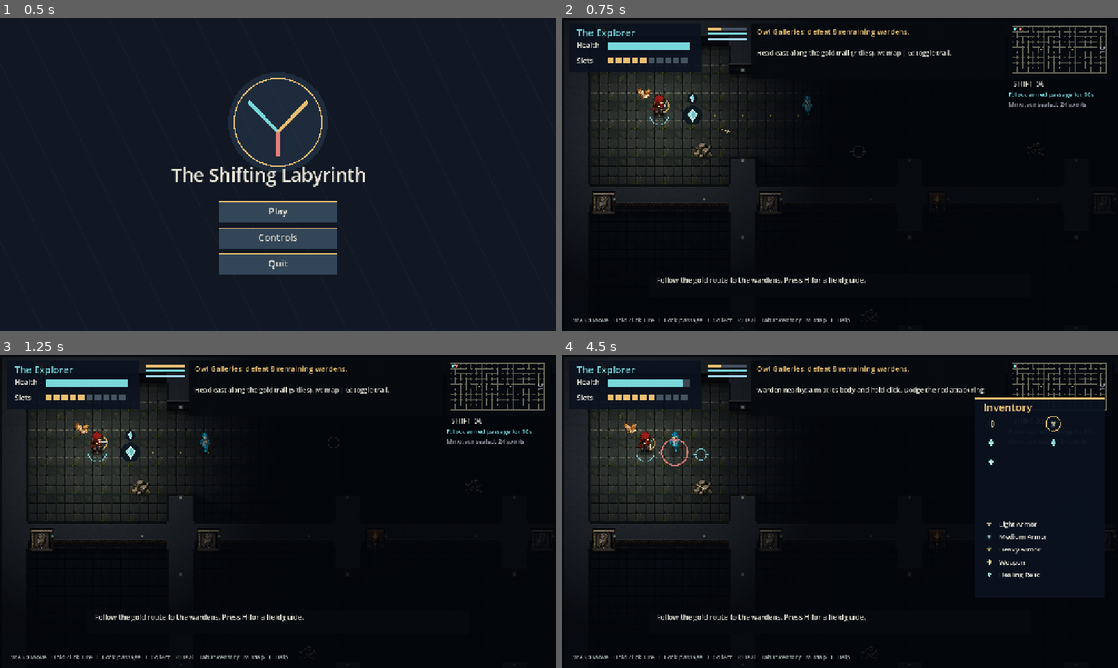
Above: before the commit, frames 1-4 (two rows, left to right).
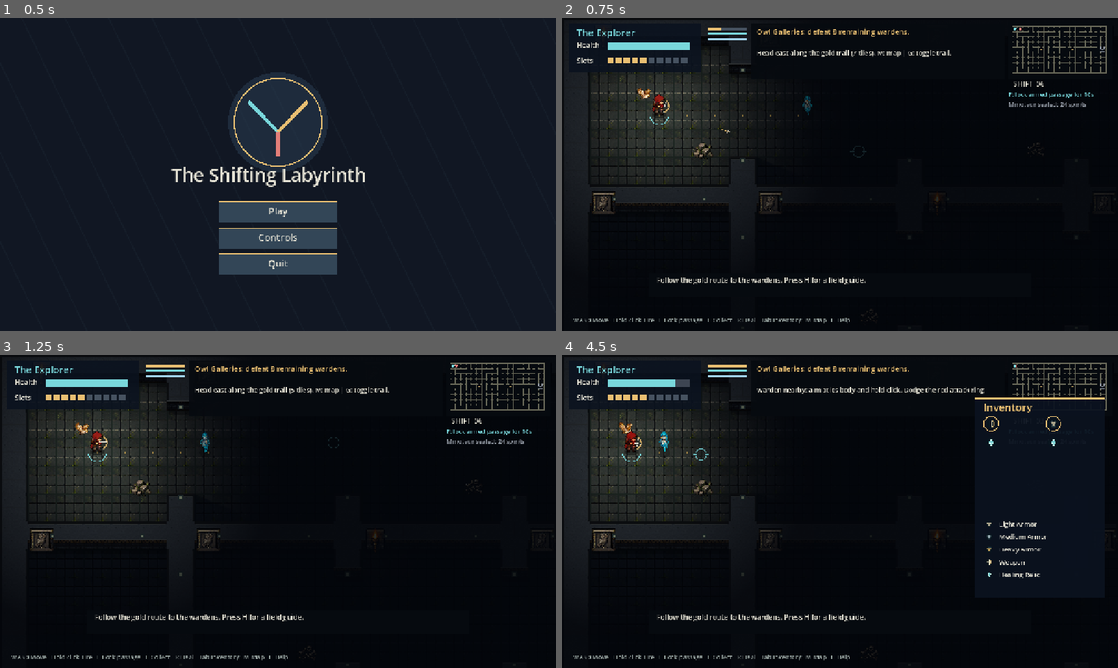
Above: after the commit, the same moments.

Repository: notziking8/Project-4
Game: Godot game, scene res://scenes/main.tscn
Two runs of this game, one before a commit and one after it. Both use one fixed random seed, a clock stepped at 60 frames per second and the inputs below.
Inputs (mouse positions are in pixels of both pictures, inside the frame that each line leads up to):
- Up to frame 1 (0.5 s): no input
- Up to frame 2 (0.75 s): tap Enter (ui_accept) at 0.5 s; drag from (840, 174) to (895, 105) at 0.52 s
- Up to frame 3 (1.25 s): no input
- Up to frame 4 (4.5 s): drag from (728, 527) to (812, 574) at 1.27 s; move the mouse to (895, 442) at 2.02 s; hold Right (ui_right) 2.03-2.75 s; tap E at 2.1 s; tap R at 2.3 s; drag from (812, 574) to (673, 464) at 2.77 s; tap Enter (ui_accept) at 3.5, 3.77, 4.25 s; move the mouse to (1006, 558) at 3.52 s; hold Left (ui_left) 3.53-4.25 s; tap Tab at 3.6 s; tap X at 3.8 s; drag from (673, 464) to (756, 433) at 4.27 s

Frame 1 is identical in both runs. In frame 2, 0.2% of the frame differs, in the area x 21-25%, y 24-34%; in frame 3, 0.2%; in frame 4, 0.7%, in the area x 10-79%, y 3-44%.

Commit message:
Implement Utility and Inventory System

Diff:
--- a/scripts/game.gd
+++ b/scripts/game.gd
@@ -1,6 +1,7 @@
 extends Control
 
 const UNIT := 64.0
+const INVENTORY_CAPACITY := 10
 const WORLD := Vector2(6976, 3520)
 const SHIFT_INTERVAL := 6.0
 const SECTOR_WIDTH := 2304.0
@@ -213,7 +214,7 @@
 	enemies = []
 	for sector in range(3):
 		var offset := sector * SECTOR_WIDTH
-		for point in [Vector2(300,224),Vector2(992,992),Vector2(1760,2912),Vector2(2144,2144)]:
+		for point in [Vector2(992,992),Vector2(1760,2912)]:
 			pickups.append({"kind":"relic","pos":point+Vector2(offset,0),"locked":false,"sector":sector})
 		pickups.append({"kind":"heavy" if sector==1 else "medium","pos":Vector2(offset+2070,1850),"locked":true,"sector":sector})
 		var rooms := [Vector2i(1,0),Vector2i(2,2),Vector2i(4,1),Vector2i(1,4),Vector2i(3,5),Vector2i(4,7),Vector2i(2,8),Vector2i(5,6)]
@@ -466,11 +467,14 @@
 
 func respawn() -> void:
 	var death_pos: Vector2 = player_pos
+	# Identical suits are interchangeable; retain exactly one equipped suit.
+	var equipped_index := inventory.find(equipped)
 	for i in range(inventory.size() - 1, -1, -1):
 		var item: String = inventory[i]
-		if item in ["light", "medium", "heavy"] and item != equipped:
-			pickups.append({"kind": item, "pos": death_pos + Vector2(20 * i, 0), "locked": false, "sector": -1})
+		if item in ["light", "medium", "heavy"] and i != equipped_index:
+			pickups.append({"kind": item, "pos": death_pos, "locked": false, "sector": -1})
 			inventory.remove_at(i)
+	selected_item = -1
 	health = 100.0
 	heal_cooldown = 0.0
 	shot_cooldown = 0.0
@@ -688,6 +692,7 @@
 	return result
 
 func pick_up() -> void:
+	if mode != "playing" or health <= 0.0: return
 	var player: Vector2 = player_pos
 	var best := -1
 	var best_distance := 92.0
@@ -700,23 +705,26 @@
 			best_distance = distance
 	if best < 0: return
 	var kind: String = pickups[best]["kind"]
-	if used_slots() + item_cost(kind) > 10:
+	if used_slots() + item_cost(kind) > INVENTORY_CAPACITY:
 		show_message("The satchel is full.")
 		return
 	inventory.append(kind)
 	pickups.remove_at(best)
 
 func heal() -> void:
-	if health >= 100.0 or heal_cooldown > 0.0: return
+	if mode != "playing" or health <= 0.0 or health >= 100.0 or heal_cooldown > 0.0: return
 	var index := inventory.find("relic")
 	if index < 0: return
 	inventory.remove_at(index)
+	selected_item = -1
 	health = minf(100.0, health + 25.0)
 	heal_cooldown = 5.0
 
 func at_active_shrine() -> bool:
-	if checkpoint < 0 or combat_active(): return false
-	return player_pos.distance_to(checkpoints[checkpoint]) <= 105.0
+	if mode != "playing" or health <= 0.0 or checkpoint < 0 or combat_active(): return false
+	for i in range(checkpoint + 1):
+		if player_pos.distance_to(checkpoints[i]) <= 105.0: return true
+	return false
 
 func equip_selected() -> void:
 	if not at_active_shrine() or selected_item < 0 or selected_item >= inventory.size(): return
@@ -726,8 +734,8 @@
 func drop_selected() -> void:
 	if not at_active_shrine() or selected_item < 0 or selected_item >= inventory.size(): return
 	var kind: String = inventory[selected_item]
-	if kind == equipped or (kind == "weapon" and inventory.count("weapon") <= 1): return
-	pickups.append({"kind": kind, "pos": player_pos + Vector2(55, 0), "locked": false, "sector": -1})
+	if selected_item == inventory.find(equipped) or (kind == "weapon" and inventory.count("weapon") <= 1): return
+	pickups.append({"kind": kind, "pos": player_pos, "locked": false, "sector": -1})
 	inventory.remove_at(selected_item)
 	selected_item = -1
 
@@ -768,7 +776,7 @@
 			inventory_open = not inventory_open
 			get_viewport().set_input_as_handled()
 		KEY_X:
-			drop_selected()
+			if inventory_open and not help_open and not map_open: drop_selected()
 
 func _gui_input(event: InputEvent) -> void:
 	if not (event is InputEventMouseButton and event.pressed and event.button_index == MOUSE_BUTTON_LEFT): return
@@ -785,13 +793,12 @@
 	elif mode == "playing":
 		if help_open or map_open: return
 		if inventory_open and Rect2(size.x - 330, 98, 300, 460).has_point(p):
-			var row := int((p.y - 136.0) / 44.0)
-			var column := 0 if p.x < size.x - 180.0 else 1
-			var index := row * 2 + column
-			if index >= 0 and index < inventory.size():
-				selected_item = index
-				equip_selected()
-		else: shoot()
+			for index in range(inventory.size()):
+				if inventory_item_rect(index).has_point(p):
+					selected_item = index
+					equip_selected()
+					break
+		elif not inventory_open: shoot()
 
 func _draw() -> void:
 	var screen := size
@@ -1116,7 +1123,7 @@
 	draw_rect(Rect2(104, 55, 190, 18), Color("3d4552"))
 	draw_rect(Rect2(104, 55, 190.0 * health / 100.0, 18), RED if health < 35 else CYAN)
 	label("Slots", Vector2(34, 105), 16)
-	for i in range(10):
+	for i in range(INVENTORY_CAPACITY):
 		draw_rect(Rect2(104 + i * 19, 92, 14, 13), GOLD if i < used_slots() else Color("465260"))
 	# Cooldown indicators remain graphical.
 	draw_rect(Rect2(335, 22, 90, 5), Color("465260"))
@@ -1139,6 +1146,9 @@
 				draw_icon(pickup["kind"], screen_pos + Vector2(0, -39), 0.55)
 				break
 
+func inventory_item_rect(index: int) -> Rect2:
+	return Rect2(size.x - 317.0 + float(index % 2) * 143.0, 139.0 + floori(float(index) / 2.0) * 44.0, 128, 38)
+
 func draw_inventory() -> void:
 	var x := size.x - 330.0
 	draw_rect(Rect2(x, 98, 300, 460), Color(0.04, 0.07, 0.12, 0.94))
@@ -1147,9 +1157,9 @@
 	for i in range(inventory.size()):
 		var y := 158.0 + floori(float(i) / 2.0) * 44.0
 		var item_x := x + 38.0 + float(i % 2) * 143.0
-		if i == selected_item: draw_rect(Rect2(item_x - 25, y - 19, 128, 38), Color(0.28, 0.4, 0.48, 0.55))
+		if i == selected_item: draw_rect(inventory_item_rect(i), Color(0.28, 0.4, 0.48, 0.55))
 		draw_icon(inventory[i], Vector2(item_x, y), 0.55)
-		if inventory[i] == equipped: draw_arc(Vector2(item_x, y), 17, 0, TAU, 20, GOLD, 2)
+		if i == inventory.find(equipped) or i == inventory.find("weapon"): draw_arc(Vector2(item_x, y), 17, 0, TAU, 20, GOLD, 2)
 	# The fixed legend is the only textual equipment list.
 	var legend_y := 389.0
 	var legend := ["Light Armor", "Medium Armor", "Heavy Armor", "Weapon", "Healing Relic"]
--- /dev/null
+++ b/tests/inventory_regression.gd
@@ -0,0 +1,93 @@
+extends SceneTree
+
+var failures: Array[String] = []
+var checks := 0
+
+func check(condition: bool, description: String) -> void:
+	checks += 1
+	if not condition:
+		failures.append(description)
+		push_error(description)
+
+func _initialize() -> void:
+	call_deferred("run")
+
+func run() -> void:
+	var g = load("res://scenes/main.tscn").instantiate()
+	root.add_child(g)
+	g.set_process(false)
+	g.set_physics_process(false)
+	g.mode = "playing"
+	check(g.used_slots() == 5 and g.inventory.count("relic") == 2, "Initial inventory occupies five slots")
+	check(g.item_cost("light") == 2 and g.item_cost("medium") == 3 and g.item_cost("heavy") == 4 and g.item_cost("weapon") == 1 and g.item_cost("relic") == 1, "Weighted costs")
+	for sector in range(3):
+		var count := 0
+		for pickup in g.pickups:
+			if pickup.kind == "relic" and pickup.sector == sector:
+				count += 1
+				check(not g.maze.cells.has(Vector2i((pickup.pos / g.UNIT).floor())), "Relic on walkable floor")
+		check(count == 2, "Two relics per sector")
+	g.inventory.append_array(["medium", "relic", "relic"])
+	check(g.used_slots() == 10, "Exact full capacity")
+	g.pickups = [{"kind":"heavy", "pos":g.player_pos, "locked":false, "sector":-1}]
+	g.pick_up()
+	check(g.pickups.size() == 1 and g.used_slots() == 10 and g.equipped == "light", "Oversized pickup remains unchanged")
+	g.health = 60
+	g.heal()
+	check(g.health == 85 and g.used_slots() == 9 and g.heal_cooldown == 5, "Heal consumes one slot and starts cooldown")
+	g.heal()
+	check(g.health == 85 and g.used_slots() == 9, "Cooldown blocks consumption")
+	g.heal_cooldown = 0
+	g.heal()
+	check(g.health == 100 and g.used_slots() == 8, "Healing capped at 100")
+	g.heal_cooldown = 0
+	g.heal()
+	check(g.used_slots() == 8 and g.heal_cooldown == 0, "Full health does not consume")
+	g.health = 0
+	g.heal()
+	check(g.health == 0 and g.used_slots() == 8, "Dead player cannot heal")
+	g.health = 50
+	g.inventory = ["weapon", "light"]
+	g.heal()
+	check(g.health == 50 and g.heal_cooldown == 0, "No relic does not heal")
+	g.inventory.append("medium")
+	g.selected_item = 2
+	g.equip_selected()
+	g.drop_selected()
+	check(g.equipped == "light" and g.inventory.size() == 3, "Outside checkpoint cannot equip or drop")
+	for enemy in g.enemies:
+		enemy.alive = false
+		enemy.pursuing = false
+	g.checkpoint = 1
+	g.player_pos = g.checkpoints[0]
+	g.equip_selected()
+	check(g.equipped == "medium", "Earlier activated checkpoint permits equip")
+	g.inventory.append("medium")
+	g.selected_item = 3
+	g.drop_selected()
+	check(g.inventory.count("medium") == 1, "Duplicate backup may be dropped")
+	g.inventory.append_array(["medium", "light", "relic"])
+	var death_pos: Vector2 = g.player_pos
+	var before: int = g.pickups.size()
+	g.heal_cooldown = 4
+	g.respawn()
+	check(g.inventory == ["weapon", "medium", "relic"] and g.health == 100 and g.heal_cooldown == 0, "Death retains one equipped suit, weapon and relic")
+	check(g.pickups.size() == before + 3, "Every backup suit drops once")
+	for i in range(before, g.pickups.size()):
+		check(g.pickups[i].pos == death_pos, "Armor drops at death location")
+	g.player_pos = death_pos
+	g.pick_up()
+	check(g.inventory.size() == 4 and g.equipped == "medium", "Dropped armor recoverable without auto equip")
+	var key := InputEventKey.new()
+	key.keycode = KEY_TAB
+	key.pressed = true
+	g._unhandled_key_input(key)
+	check(g.inventory_open, "Tab opens inventory")
+	g._unhandled_key_input(key)
+	check(not g.inventory_open, "Tab closes inventory")
+	g.reset_game()
+	check(g.used_slots() == 5 and g.pickups.size() == 9 and g.heal_cooldown == 0, "Restart restores initial inventory and world pickups")
+	print(JSON.stringify({"checks":checks,"failures":failures}))
+	g.queue_free()
+	await process_frame
+	quit(0 if failures.is_empty() else 1)
Not shown, added: tests/inventory_regression.gd.uid
Not shown, added: tests/INVENTORY_VERIFICATION.md
